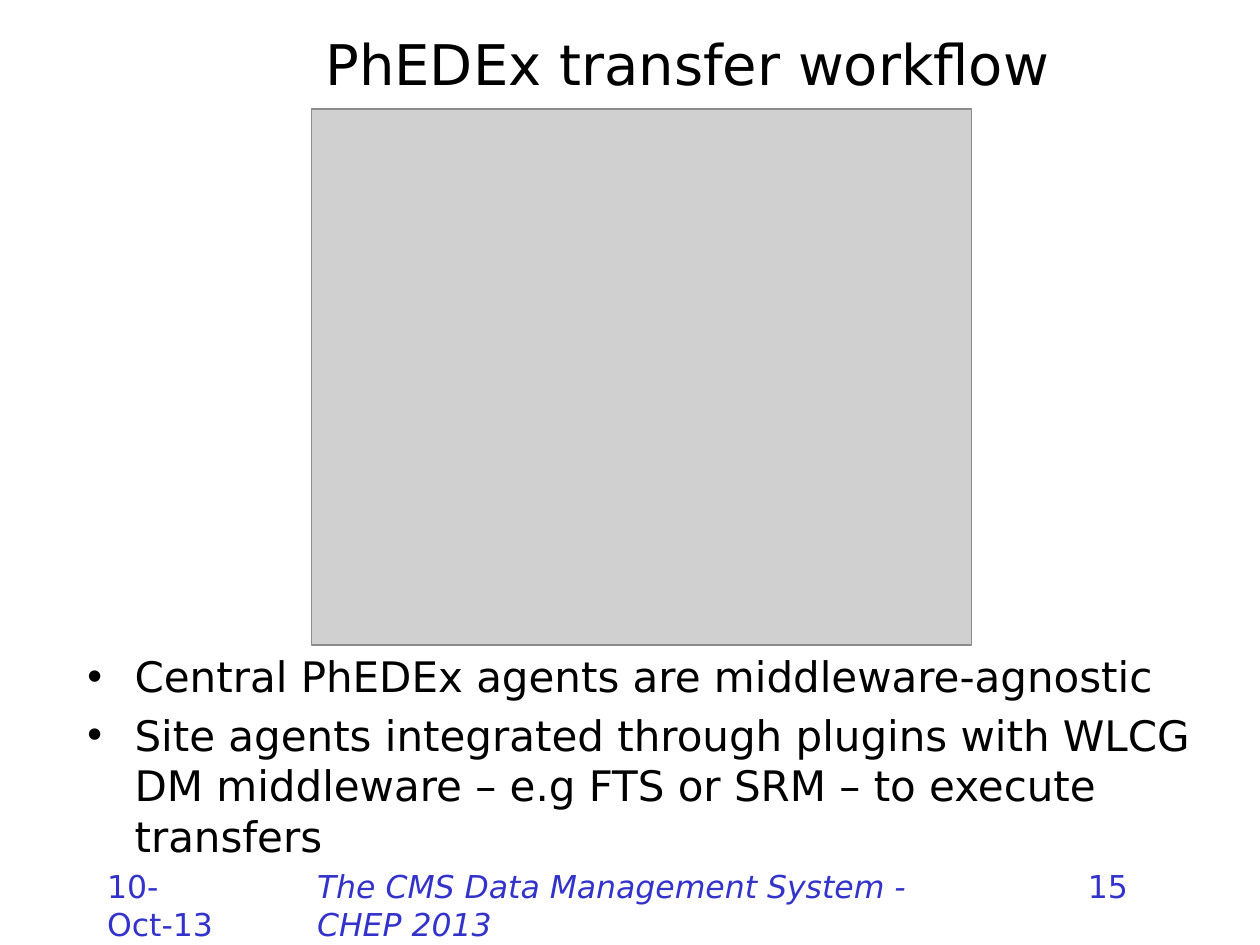
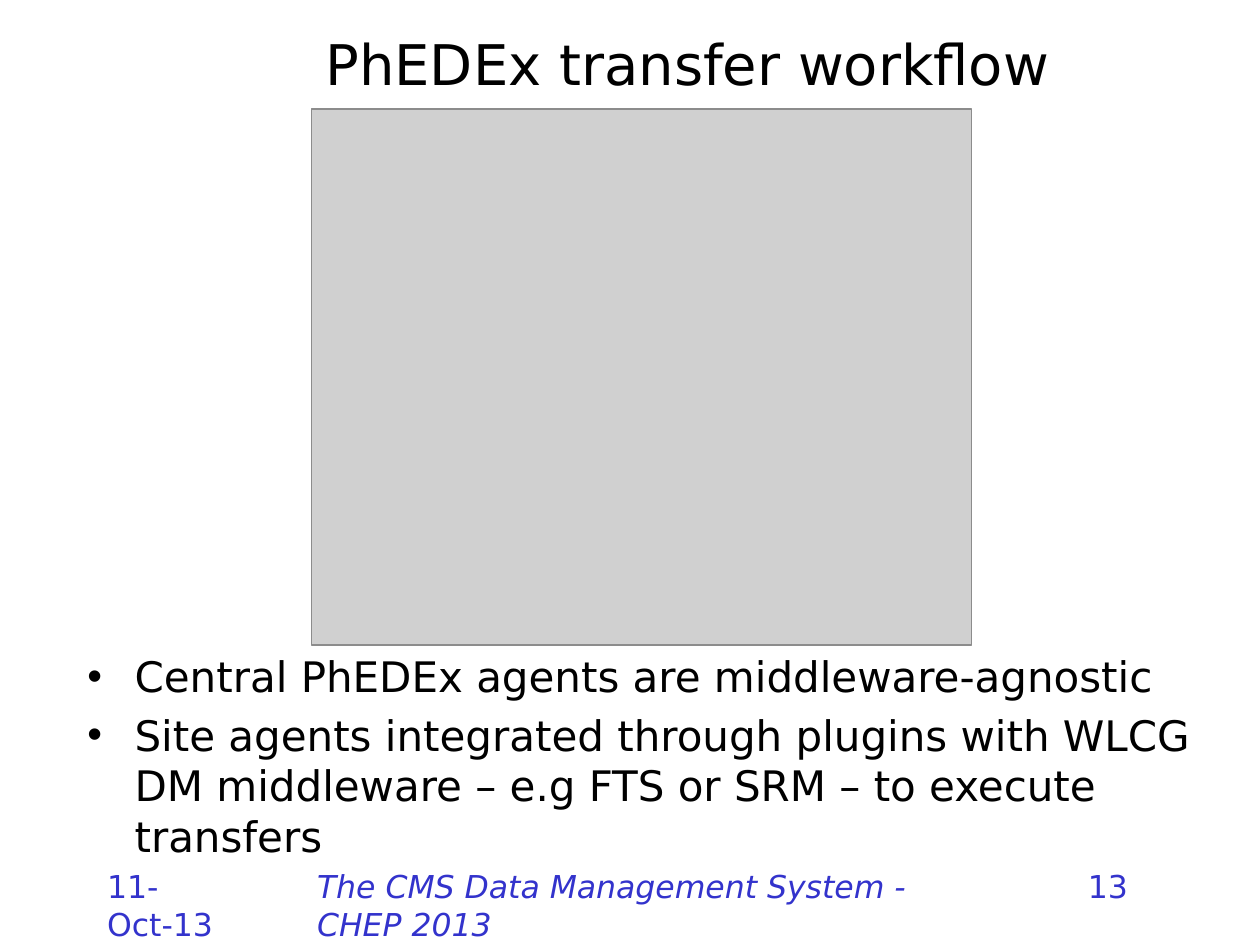
Before and after one commit to TonyWildish/CHEP-2013-DMWM, a slide deck: slide 13 of CMS-Data-Management/Slides/The CMS Data Management System.pptx (slide 15 before the commit). Drawn at 1260x945 pixels with LibreOffice and Linux fonts; fonts in the diff are those of the drawing; grey boxes stand for pictures; background and template pictures are left out. Boxes give left, top, right and bottom in pixels: in the first picture for what was removed or moved away, otherwise in the second. Text is boxed around its words. In the diff, an @@ line names an element or a change of style, - is before the commit and + after.

```diff
--- a/CMS-Data-Management/Slides/The CMS Data Management System.pptx
+++ b/CMS-Data-Management/Slides/The CMS Data Management System.pptx
@@ text at [107, 875, 213, 937]: text changed @@
-10-Oct-13
+11-Oct-13
@@ page number at [1088, 874, 1128, 899]: text changed @@
-15
+13
```
Also in this commit, not shown: 20 other slides changed, 2 slides removed, 1 other file.
